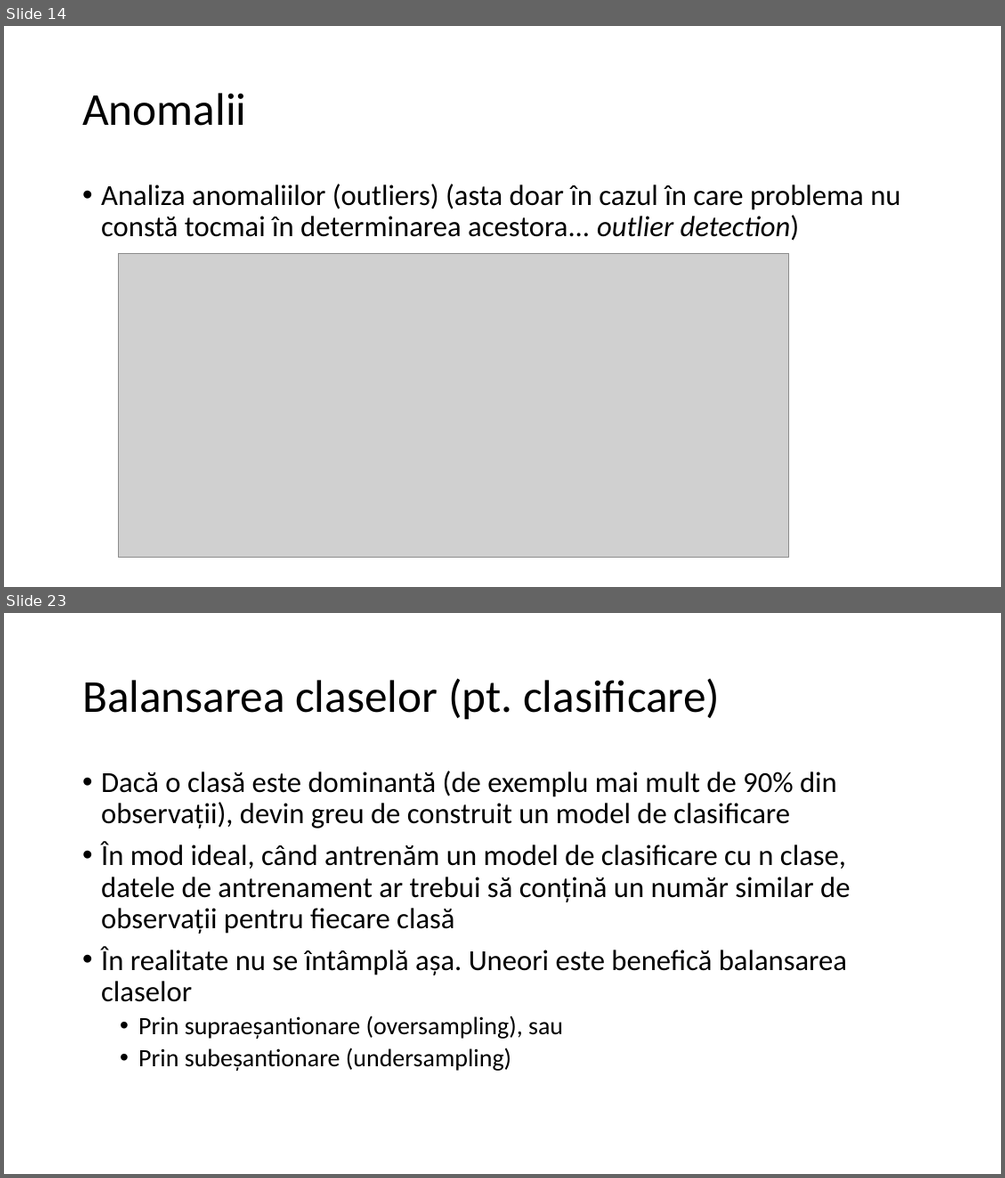
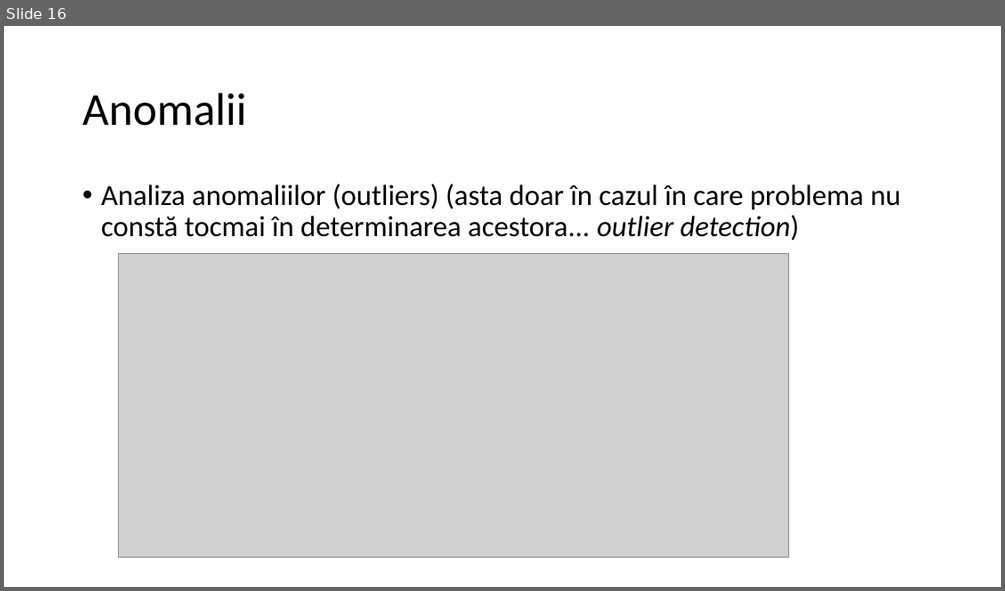
Before and after one commit to sbildea/SEED, a slide deck: cursuri/02-explorare-vizualizare/curs-02-analiza-exploratorie.pptx. Shown one above the other, each under a label of ours: slides 14 and 23 before the commit, slide 16 after it; the slides between them are not shown. The pictures are 1005x1178 and 1005x591 pixels, drawn with LibreOffice and Linux fonts; fonts in the diff are those of the drawing; grey boxes stand for pictures; background and template pictures are left out. Boxes give left, top, right and bottom in pixels: in the first picture for what was removed or moved away, otherwise in the second. Text is boxed around its words. In the diff, an @@ line names an element or a change of style, - is before the commit and + after.

```diff
--- a/cursuri/02-explorare-vizualizare/curs-02-analiza-exploratorie.pptx
+++ b/cursuri/02-explorare-vizualizare/curs-02-analiza-exploratorie.pptx
@@ slide 23 removed at [4, 613, 1001, 1174], background #FFFFFF @@
@@ title removed at [82, 678, 720, 720] @@
-Balansarea claselor (pt. clasificare)
@@ text removed at [101, 771, 850, 1070] @@
-• Dacă o clasă este dominantă (de exemplu mai mult de 90% din observații), devin greu de construit un model de clasificare
-• În mod ideal, când antrenăm un model de clasificare cu n clase, datele de antrenament ar trebui să conțină un număr similar de observații pentru fiecare clasă
-• În realitate nu se întâmplă așa. Uneori este benefică balansarea claselor
-  • Prin supraeșantionare (oversampling), sau
-  • Prin subeșantionare (undersampling)
@@ what was slide 14 is now slide 16 @@
```
Also in this commit, not shown: 2 slides changed, 1 slide added, 13 other slides removed, 48 other files.
